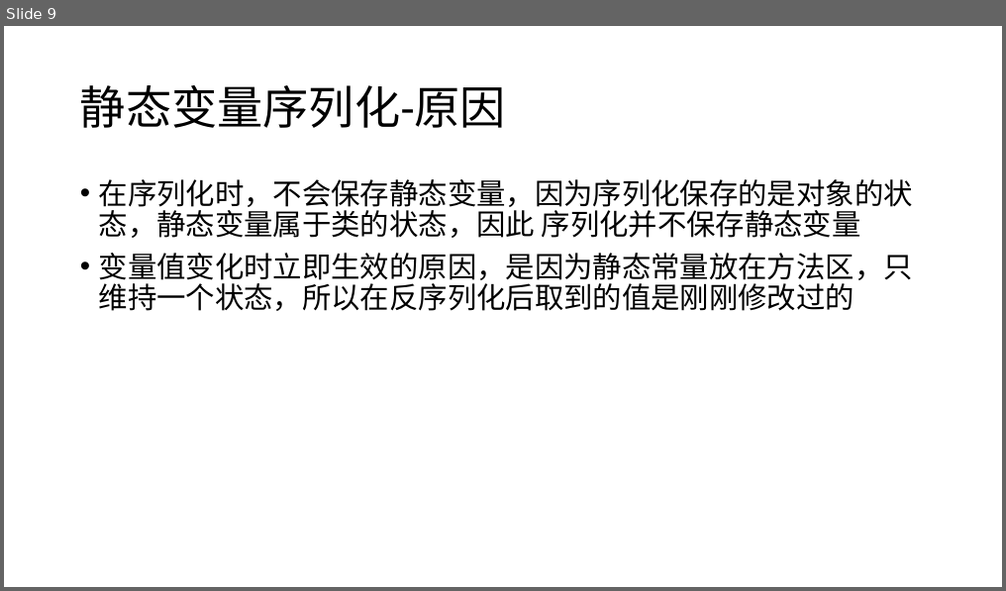
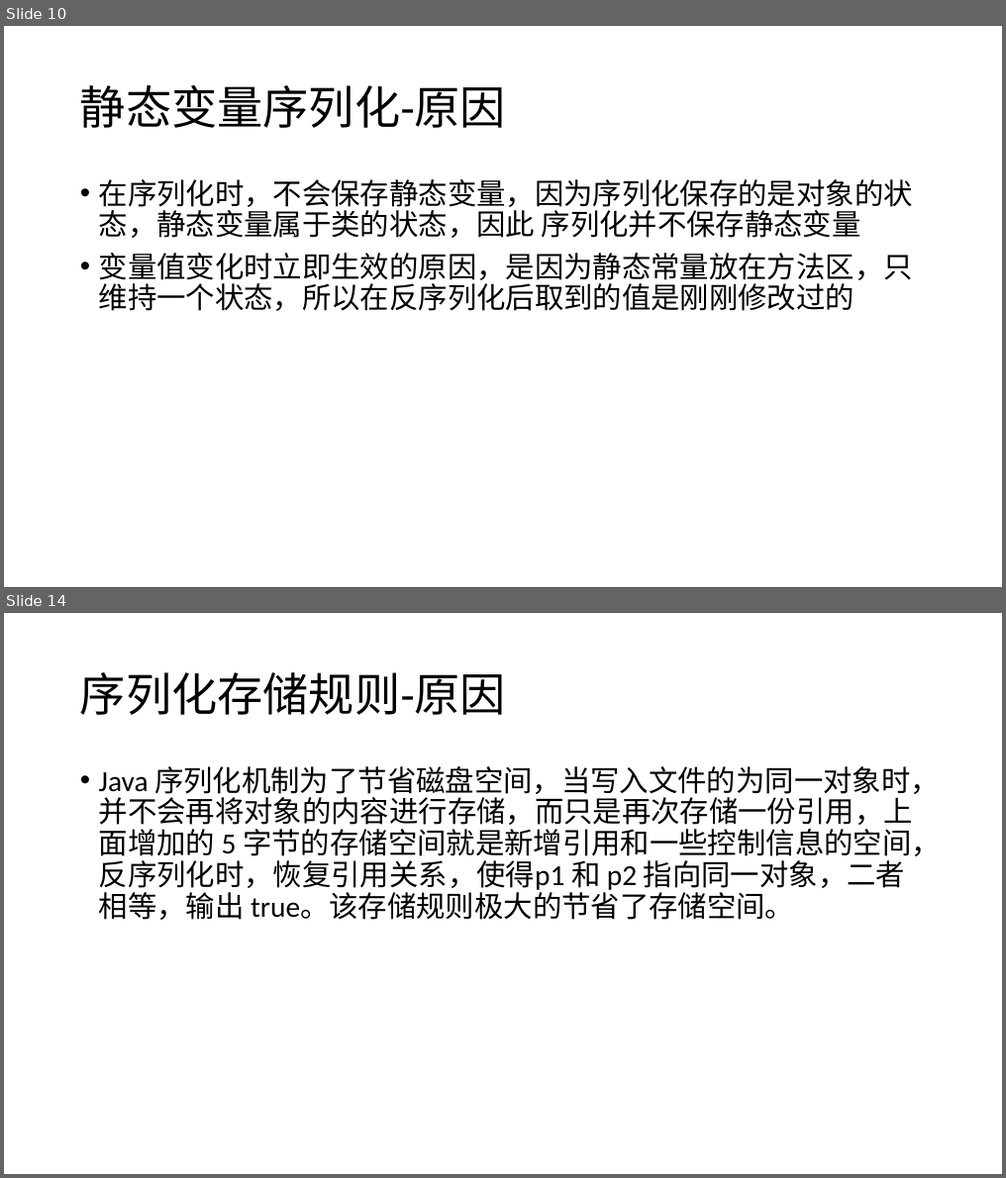
Before and after one commit to lanlanlanlanlanchengzhu/IdeaProjectsGit, a slide deck: doc/Java序列化 .pptx. Shown one above the other, each under a label of ours: slide 9 before the commit, slides 10 and 14 after it; the slides between them are not shown. The pictures are 1006x591 and 1006x1178 pixels, drawn with LibreOffice and Linux fonts; fonts in the diff are those of the drawing. Boxes give left, top, right and bottom in pixels: in the first picture for what was removed or moved away, otherwise in the second. Text is boxed around its words. In the diff, an @@ line names an element or a change of style, - is before the commit and + after.

Commit message:
序列化PPT

```diff
--- a/doc/Java序列化 .pptx
+++ b/doc/Java序列化 .pptx
@@ slide 14 added at box(4, 613, 1002, 1174), background #FFFFFF @@
@@ title added at box(80, 672, 506, 715), 44 pt, text #000000 @@
+序列化存储规则-原因
@@ text added at box(99, 766, 941, 920), 28 pt, text #000000 @@
+• Java 序列化机制为了节省磁盘空间，当写入文件的为同一对象时，并不会再将对象的内容进行存储，而只是再次存储一份引用，上面增加的 5 字节的存储空间就是新增引用和一些控制信息的空间，反序列化时，恢复引用关系，使得p1 和 p2 指向同一对象，二者相等，输出 true。该存储规则极大的节省了存储空间。
@@ what was slide 9 is now slide 10 @@
```
Also in this commit, not shown: 2 slides changed, 4 other slides added, 4 other files.
